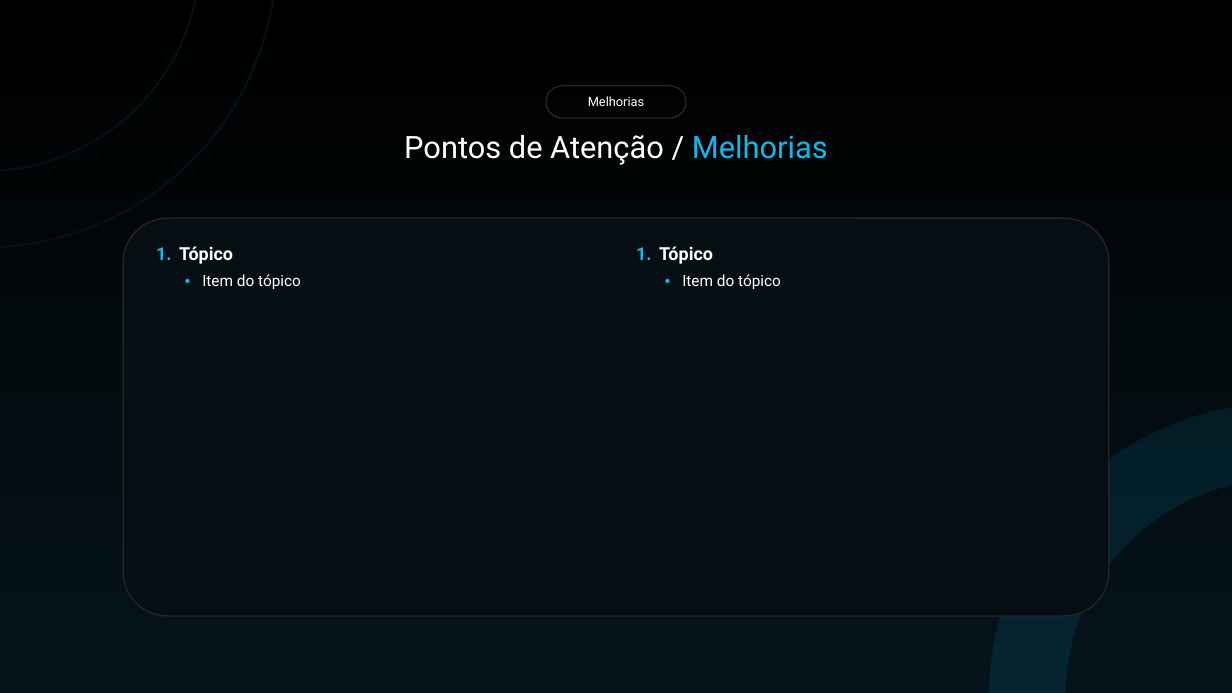
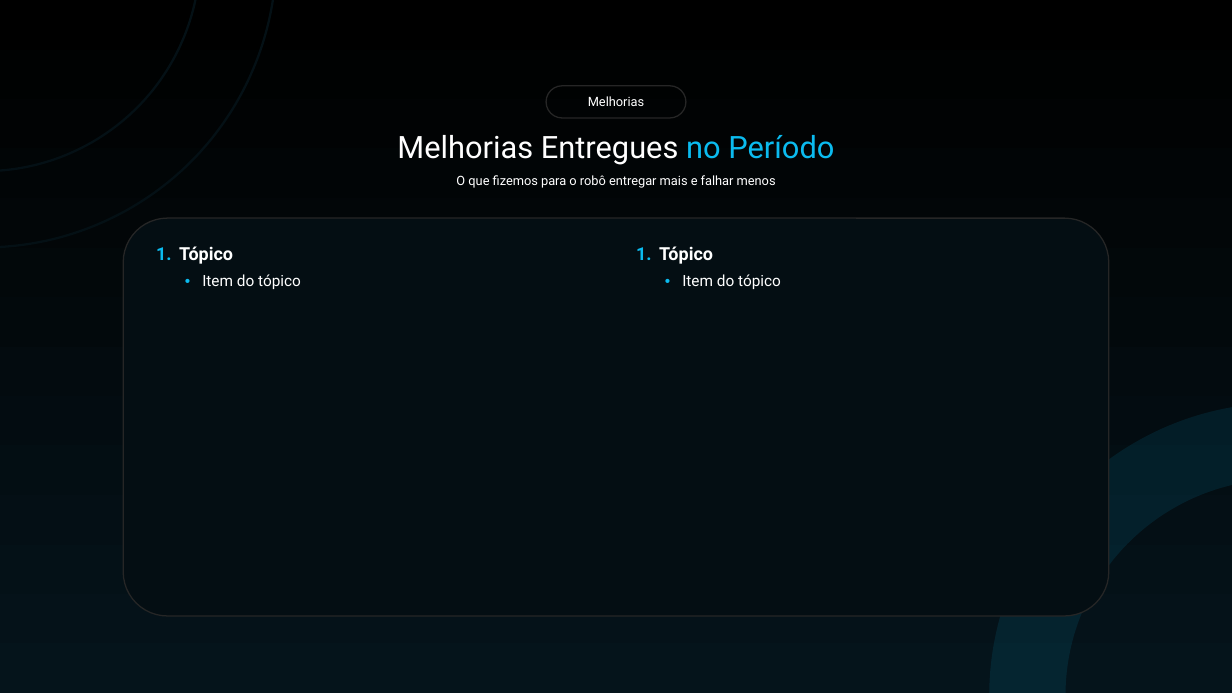
Before and after one commit to lluisaps/geracao-pptx, a slide deck: slide 4 of template.pptx (slide 7 before the commit). Drawn at 1232x693 pixels with LibreOffice and Linux fonts; fonts in the diff are those of the drawing. Boxes give left, top, right and bottom in pixels: in the first picture for what was removed or moved away, otherwise in the second. Text is boxed around its words. In the diff, an @@ line names an element or a change of style, - is before the commit and + after.

```diff
--- a/template.pptx
+++ b/template.pptx
@@ text at bbox=[397, 135, 834, 165]: text changed @@
-Pontos de Atenção / Melhorias
+Melhorias Entregues no Período
@@ text added at bbox=[456, 175, 776, 188], 10 pt, text #FFFFFF @@
+O que fizemos para o robô entregar mais e falhar menos
```
Also in this commit, not shown: 2 other slides changed, 1 slide added, 3 slides removed, 7 other files.
